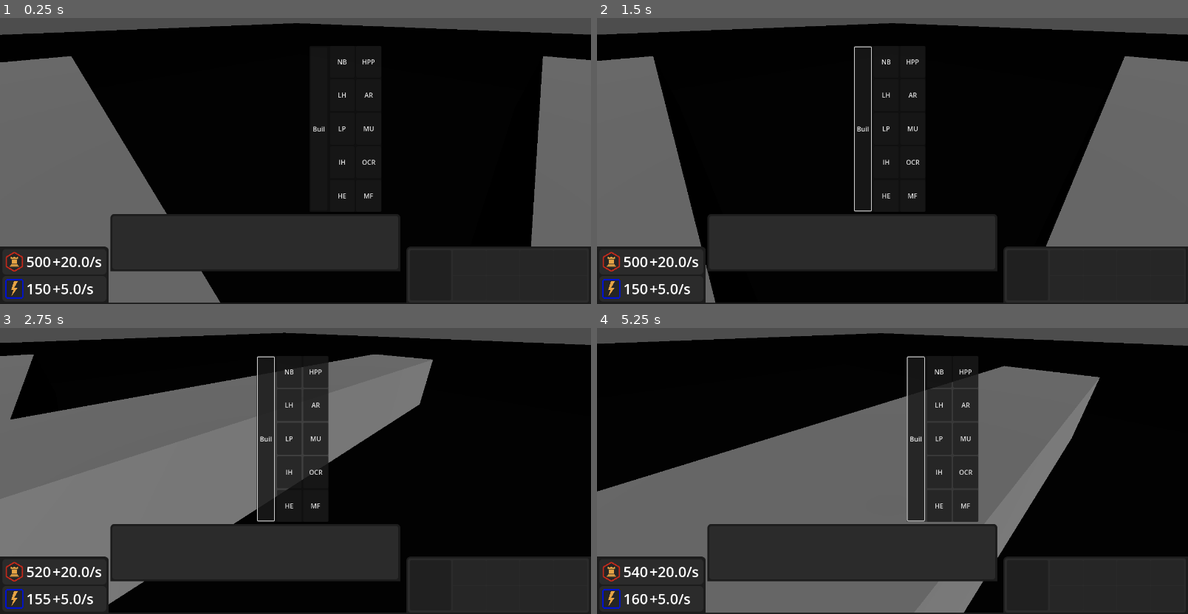
Above: before the commit, frames 1-4 (two rows, left to right).
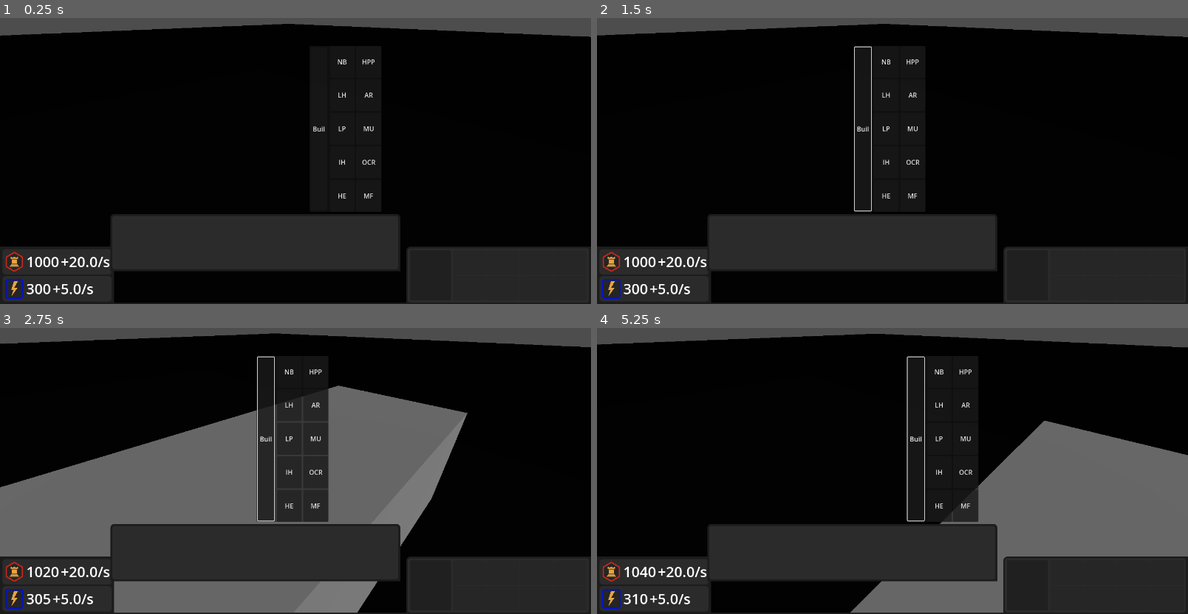
Above: after the commit, the same moments.

Repository: GViper3812/Tomfoolery
Game: Godot game, scene res://main_scene.tscn
Two runs of this game, one before a commit and one after it. Both use one fixed random seed, a clock stepped at 60 frames per second and the inputs below.
Inputs (mouse positions are in pixels of both pictures, inside the frame that each line leads up to):
- Up to frame 1 (0.25 s): no input
- Up to frame 2 (1.5 s): click "Building" at 0.5 s; move the mouse to (1022, 120) at 1.27 s; hold D (Move_Right) from 1.28 s (still down); hold Shift from 1.28 s (still down); click (1022, 120) at 1.42 s
- Up to frame 3 (2.75 s): move the mouse to (177, 465) at 2.02 s; release D (Move_Right) at 2.03 s; release Shift at 2.03 s; hold S (Move_Back) from 2.03 s (still down); click (177, 465) at 2.1 s; tap Shift at 2.3 s
- Up to frame 4 (5.25 s): move the mouse to (951, 373) at 2.77 s; release S (Move_Back) at 2.78 s; hold D (Move_Right) 2.78-3.53 s; hold Shift 2.78-3.53 s; click (951, 373) at 2.92 s; move the mouse to (862, 513) at 3.52 s; hold W (Move_Forward) 3.53-4.28 s; tap Shift at 3.6, 5.1 s; click (862, 513) at 3.67 s; move the mouse to (1069, 496) at 4.27 s; hold Shift 4.28-5.03 s; hold A (Move_Left) from 4.28 s (still down); click (1069, 496) at 4.35 s; move the mouse to (715, 399) at 5.02 s; click (715, 399) at 5.17 s

The runs differ from the first frame. In frame 1, 22% of the frame differs, in the area x 0-100%, y 1-100%; in frame 2, 21%; in frame 3, 23%; in frame 4, 37%.

Commit message:
test

Diff:
--- a/assets/building/capture/cap.gd
+++ b/assets/building/capture/cap.gd
@@ -2,7 +2,7 @@
 
 class_name CapturePoint
 
-var capture_time := 1.0
+var capture_time := 10.0
 var owner_id := -1
 
 @onready var flag := $flag
--- a/assets/building/shared/forwardoperatingbase.gd
+++ b/assets/building/shared/forwardoperatingbase.gd
@@ -7,15 +7,13 @@
 	owner_id = manager.owner_id
 	print(owner_id)
 
-@export var max_health := 200
+@export var max_health := 20000
 var current_health := max_health
 @export var hardness := 0.0
 
 func take_damage(amount: float):
 	current_health -= amount
-	print("FOB %s.take_damage(): now at %f hp" % [name, current_health])
 	if current_health <= 0:
-		print("FOB %s destroyed!" % name)
 		queue_free()
 
 func get_closest_point_to(pos: Vector3) -> Vector3:
--- a/assets/infantry/ai/base_grunt.gd
+++ b/assets/infantry/ai/base_grunt.gd
@@ -4,6 +4,9 @@
 @onready var agent: NavigationAgent3D = $NavigationAgent3D
 @onready var outline_mesh: MeshInstance3D = $mesh/outline
 @onready var outline_material := preload("res://assets/shader/targeting/outline.tres")
+
+enum UnitState { IDLE, ATTACKING, RETREATING }
+var state: UnitState = UnitState.IDLE
 
 # Movement
 var current_outline: ShaderMaterial = null
@@ -21,13 +24,13 @@
 var current_health := max_health
 @export var attack_damage := 2
 @export var attack_range := 3.0
-@export var attack_cooldown := 0.2
+@export var attack_cooldown := 0.1    # ← match player’s 0.1s cooldown
+var attack_timer := attack_cooldown   # ← start ready to shoot on first target
+
 @export var hardness := 0.0
 
 # Targeting
 var target: Node = null
-var target_hardness : float
-var attack_timer := 0.1
 
 # Timers
 @onready var top_level_timer := Timer.new()
@@ -37,8 +40,10 @@
 func get_owner_id() -> int:
 	return owner_id
 
-# Setup
 func _ready():
+
+
+	# identical to player version
 	top_level_timer.one_shot = true
 	top_level_timer.wait_time = 0.1
 	top_level_timer.timeout.connect(_on_top_level_timeout)
@@ -57,7 +62,7 @@
 func _on_scan_timer_timeout():
 	find_target()
 
-# Selection
+# Selection (same as before)
 func set_selected(selected: bool, color: Color = Color.WHITE):
 	if selected:
 		if current_outline == null:
@@ -70,7 +75,7 @@
 		outline_mesh.visible = false
 		current_outline = null
 
-# General
+# Squad linkage
 func set_squad(squad: Node):
 	squad_ref = squad
 
@@ -83,21 +88,21 @@
 	agent.target_position = safe_target
 
 func _physics_process(delta):
-	# Repulsion
+	# — Repulsion (unchanged) —
 	var repulsion := Vector3.ZERO
 	for other in get_tree().get_nodes_in_group("selectable"):
 		if other == self or not other is CharacterBody3D:
 			continue
 		var offset = global_position - other.global_position
-		var dist = offset.length()
-		if dist > 0 and dist < REPULSION_RADIUS:
-			repulsion += offset.normalized() * ((REPULSION_RADIUS - dist) / REPULSION_RADIUS)
+		var d = offset.length()
+		if d > 0 and d < REPULSION_RADIUS:
+			repulsion += offset.normalized() * ((REPULSION_RADIUS - d) / REPULSION_RADIUS)
 	if repulsion.length() > 0.01:
 		target_velocity += repulsion.normalized() * REPULSION_STRENGTH * delta
 
-	# Navigation
+	# — Navigation (unchanged) —
 	if target and is_instance_valid(target) and not agent.is_navigation_finished():
-		if global_position.distance_to(target.global_position) <= attack_range:
+		if global_position.distance_to(target.global_transform.origin) <= attack_range:
 			agent.set_target_position(global_position)
 
 	if not agent.is_navigation_finished():
@@ -109,22 +114,27 @@
 	else:
 		target_velocity = Vector3.ZERO
 
-	# Combat
 	attack_timer -= delta
 	if target and is_instance_valid(target) and target.has_method("take_damage"):
-		if global_position.distance_to(target.global_position) <= attack_range:
-			if agent.is_navigation_finished():
-				if attack_timer <= 0:
-					if "hardness" in target:
-						target_hardness = target.hardness
-					var effective_damage := attack_damage * (1.0 - target_hardness)
-					target.take_damage(effective_damage)
-					attack_timer = attack_cooldown
+		var hit_pos = target.global_transform.origin
+		if target.has_method("get_closest_point_to"):
+			hit_pos = target.get_closest_point_to(global_position)
 
+		var dist = global_position.distance_to(hit_pos)
+		var nav_done = agent.is_navigation_finished()
+
+		if nav_done and dist <= attack_range and attack_timer <= 0.0:
+			# ← corrected ternary here:
+			var th = target.hardness if "hardness" in target else 0.0
+			var dmg = attack_damage * (1.0 - th)
+			target.take_damage(dmg)
+			attack_timer = attack_cooldown
+
+	# — Movement application —
 	velocity = target_velocity
 	move_and_slide()
 
-# Targeting
+# Take damage (unchanged)
 func take_damage(amount: int):
 	current_health -= amount
 	if current_health <= 0:
@@ -135,45 +145,51 @@
 		if not target or not is_instance_valid(target):
 			find_target()
 
+# Override set_target() to reset timer on new target
 func set_target(t: Node):
-	if t and t.has_method("take_damage") and t.owner_id != owner_id:
-		target = t
+	if t != target:
+		attack_timer = 0.0
+	target = t
 
 func find_target():
-	var closest_unit = null
-	var closest_building = null
+	var closest_unit: Node = null
+	var closest_building: Node = null
 	var min_unit_dist := INF
 	var min_building_dist := INF
+
+	var any_units_left := false
 
 	for node in get_tree().get_nodes_in_group("targetable"):
 		if not node is Node3D or node == self:
 			continue
 		if node.owner_id == owner_id:
 			continue
-		if is_target_visible(node):
+		if not is_target_visible(node):
 			continue
 
-		var dist := 9999.0
-		if "move_to" in node: # it's likely a unit
-			dist = global_position.distance_to(node.global_position)
-			if dist < attack_range and dist < min_unit_dist:
-				min_unit_dist = dist
-				closest_unit = node
-		elif node.has_method("get_closest_point_to"): # likely a building
-			var closest_pt = node.get_closest_point_to(global_position)
-			dist = global_position.distance_to(closest_pt)
-			if dist < attack_range and dist < min_building_dist:
-				min_building_dist = dist
+		# classify units vs buildings
+		if "move_to" in node:
+			var d = global_position.distance_to(node.global_transform.origin)
+			if d <= attack_range:
+				any_units_left = true
+				if d < min_unit_dist:
+					min_unit_dist = d
+					closest_unit = node
+		elif node.has_method("get_closest_point_to"):
+			var pt = node.get_closest_point_to(global_position)
+			var d = global_position.distance_to(pt)
+			if d <= attack_range and d < min_building_dist:
+				min_building_dist = d
 				closest_building = node
 
-	if closest_unit:
+	if any_units_left:
 		target = closest_unit
-	elif agent.is_navigation_finished() and closest_building:
+	elif closest_building:
 		target = closest_building
 	else:
 		target = null
 
-
+# Visibility check unchanged
 func is_target_visible(target: Node) -> bool:
 	var fog = get_node("/root/main/fog_viewport/fog_canvas/fog_draw")
 	return fog.sample_visibility(target.global_transform.origin, owner_id) > 0.5
--- a/assets/infantry/ai/grunt.tscn
+++ b/assets/infantry/ai/grunt.tscn
@@ -13,7 +13,7 @@
 
 [sub_resource type="CapsuleShape3D" id="CapsuleShape3D_epnep"]
 
-[node name="grunt" type="CharacterBody3D" groups=["selectable", "targetable", "vis_control"]]
+[node name="grunt" type="CharacterBody3D" groups=["owner_2", "targetable", "vis_control"]]
 collision_layer = 2
 collision_mask = 2
 floor_constant_speed = true
--- a/assets/infantry/ai/scout.tscn
+++ b/assets/infantry/ai/scout.tscn
@@ -1,6 +1,6 @@
 [gd_scene load_steps=7 format=3 uid="uid://cm5r2e4kesa30"]
 
-[ext_resource type="Script" uid="uid://dvsmk6wpnf47h" path="res://assets/infantry/player1/scripts/scout.gd" id="1_74q8f"]
+[ext_resource type="Script" uid="uid://uk2mxnnjxw78" path="res://assets/infantry/ai/scripts/scout.gd" id="1_74q8f"]
 [ext_resource type="Material" uid="uid://dfot2yws7gpvl" path="res://assets/shader/targeting/outline.tres" id="2_lpesk"]
 
 [sub_resource type="BoxShape3D" id="BoxShape3D_s2wld"]
@@ -13,7 +13,7 @@
 
 [sub_resource type="CapsuleShape3D" id="CapsuleShape3D_epnep"]
 
-[node name="char" type="CharacterBody3D" groups=["selectable", "targetable"]]
+[node name="char" type="CharacterBody3D" groups=["infantry", "owner_2", "selectable", "targetable"]]
 collision_layer = 2
 collision_mask = 2
 script = ExtResource("1_74q8f")
--- a/assets/infantry/ai/scripts/grunt_squad.gd
+++ b/assets/infantry/ai/scripts/grunt_squad.gd
@@ -200,3 +200,22 @@
 	if valid_count > 0:
 		var avg := total / valid_count
 		global_position = Vector3(avg.x, 0.25, avg.z)
+
+func capture_nearest_objective():
+	var my_position = global_transform.origin
+	var nearest_obj = null
+	var nearest_dist = INF
+
+	for obj in get_tree().get_nodes_in_group("cap"):
+		if obj.owner_id == 2:
+			continue
+		var dist = my_position.distance_to(obj.global_transform.origin)
+		if dist < nearest_dist:
+			nearest_dist = dist
+			nearest_obj = obj
+
+	if nearest_obj:
+		agent.target_position = nearest_obj.global_transform.origin
+		print("[AI][Squad] Capturing: ", nearest_obj.name)
+	else:
+		print("[AI][Squad] No valid objectives found.")
--- a/assets/infantry/ai/scripts/scout.gd
+++ b/assets/infantry/ai/scripts/scout.gd
@@ -5,7 +5,7 @@
 @onready var outline_mesh: MeshInstance3D = $mesh/outline
 @onready var outline_material := preload("res://assets/shader/targeting/outline.tres")
 
-@onready var fog_draw = get_node("/root/main/fog_viewport/fog_canvas/fog_draw")
+@onready var fog_manager = get_node("/root/main/fog_manager")
 
 # Movement
 var current_outline: ShaderMaterial = null
@@ -45,7 +45,7 @@
 	scan_timer.start()
 
 func _process(delta):
-	fog_draw.draw_fog(global_position, 12, 6, 0.2)
+	fog_manager.reveal_to_ai(global_position, 12, 6, 0.2)
 
 func _on_scan_timer_timeout():
 	if not target or not is_instance_valid(target):
@@ -145,6 +145,25 @@
 			closest = node
 	target = closest
 
+func capture_nearest_objective():
+	var my_position = global_transform.origin
+	var nearest_obj = null
+	var nearest_dist = INF
+
+	for obj in get_tree().get_nodes_in_group("cap"):
+		if obj.owner_id == 2:
+			continue
+		var dist = my_position.distance_to(obj.global_transform.origin)
+		if dist < nearest_dist:
+			nearest_dist = dist
+			nearest_obj = obj
+
+	if nearest_obj:
+		agent.target_position = nearest_obj.global_transform.origin
+		print("[AI][Unit] Capturing: ", nearest_obj.name)
+	else:
+		print("[AI][Unit] No valid objectives found.")
+
 func is_target_visible(target: Node) -> bool:
 	var fog = get_node("/root/main/fog_viewport/fog_canvas/fog_draw")
 	return fog.sample_visibility(target.global_transform.origin, owner_id) > 0.5
--- a/assets/infantry/player1/base_grunt.gd
+++ b/assets/infantry/player1/base_grunt.gd
@@ -4,6 +4,9 @@
 @onready var agent: NavigationAgent3D = $NavigationAgent3D
 @onready var outline_mesh: MeshInstance3D = $mesh/outline
 @onready var outline_material := preload("res://assets/shader/targeting/outline.tres")
+
+enum UnitState { IDLE, ATTACKING, RETREATING }
+var state: UnitState = UnitState.IDLE
 
 # Movement
 var current_outline: ShaderMaterial = null
@@ -27,7 +30,7 @@
 # Targeting
 var target: Node = null
 var target_hardness : float
-var attack_timer := 0.0
+var attack_timer := 0.1
 
 # Timers
 @onready var top_level_timer := Timer.new()
@@ -83,6 +86,15 @@
 	agent.target_position = safe_target
 
 func _physics_process(delta):
+	if state == UnitState.RETREATING:
+		if agent.is_navigation_finished():
+			state = UnitState.IDLE
+		var next = agent.get_next_path_position()
+		var dir = (next - global_position).normalized()
+		velocity = dir * speed
+		move_and_slide()
+		return
+
 	# Repulsion
 	var repulsion := Vector3.ZERO
 	for other in get_tree().get_nodes_in_group("selectable"):
@@ -110,18 +122,28 @@
 		target_velocity = Vector3.ZERO
 
 	# Combat
-	if target and is_instance_valid(target) and target.has_method("take_damage"):
-		var dist = global_position.distance_to(target.global_transform.origin)
-		print("%s: checking attack on %s (dist=%.2f, nav_finished=%s, timer=%.2f)" %
-			  [name, target.name, dist, str(agent.is_navigation_finished()), attack_timer])
-		if dist <= attack_range and agent.is_navigation_finished():
-			if attack_timer <= 0:
-				print("%s: ATTACKING %s for damage %f" % [name, target.name, attack_damage])
-				var th = target.hardness if "hardness" in target else 0.0
-				var dmg = attack_damage * (1.0 - th)
-				print("%s: ABOUT TO DAMAGE %s (timer=%.2f)" % [name, target.name, attack_timer])
-				target.take_damage(dmg)
-				attack_timer = attack_cooldown
+	attack_timer -= delta
+	if target and is_instance_valid(target) and state != UnitState.RETREATING:
+		# 1) measure nav and distance to the *closest* point
+		var nav_done := agent.is_navigation_finished()
+		var hit_pos = target.global_transform.origin
+		if target.has_method("get_closest_point_to"):
+			hit_pos = target.get_closest_point_to(global_position)
+		var dist := global_position.distance_to(hit_pos)
+
+		# 2) if still moving, but *in range* of center, clamp to stop there
+		if not nav_done:
+			var center_dist := global_position.distance_to(target.global_transform.origin)
+			if center_dist <= attack_range:
+				agent.set_target_position(global_position)
+
+		# 3) fire when stopped, in range, timer expired
+		if nav_done and dist <= attack_range and attack_timer <= 0.0:
+			state = UnitState.ATTACKING
+			var th = target.hardness if "hardness" in target else 0.0
+			var dmg = attack_damage * (1.0 - th)
+			target.take_damage(dmg)
+			attack_timer = attack_cooldown
 
 	velocity = target_velocity
 	move_and_slide()
@@ -138,11 +160,8 @@
 			find_target()
 
 func set_target(t: Node):
-	print("%s.set_target() → %s" % [name, t and t.name or "null"])
 	if t and t.has_method("take_damage") and t.owner_id != owner_id:
 		target = t
-	else:
-		print("rejected target:", t)
 
 func find_target():
 	var closest_unit: Node = null
@@ -177,24 +196,31 @@
 				min_building_dist = d
 				closest_building = node
 
-	print("--- %s.find_target() debug ---" % name)
-	print("  any_units_left:", any_units_left)
-	print("  units_in_range:", units_in_range)
-	if closest_unit:
-		print("  closest_unit:", closest_unit.name, "dist=", min_unit_dist)
-	if closest_building:
-		print("  closest_building:", closest_building.name, "dist=", min_building_dist)
-
 	if any_units_left:
 		target = closest_unit
-		print("  → targeting unit")
 	elif closest_building:
 		target = closest_building
-		print("  → targeting building")
 	else:
 		target = null
-		print("  → no target")
-
+
+func retreat_from_enemy(enemy: Node3D, retreat_distance := 5.0, gap_angle_deg := 45.0):
+	state = UnitState.RETREATING
+	if not enemy:
+		return
+	# 1) Compute the direction the enemy is facing
+	#    (in Godot forward is -Z)
+	var enemy_forward = -enemy.global_transform.basis.z.normalized()
+	# 2) Compute the “backward” vector and apply a random ±gap_angle/2
+	var backward = -enemy_forward
+	var half_gap = gap_angle_deg * 0.5
+	var random_offset = randf_range(-half_gap, half_gap)
+	var retreat_dir = backward.rotated(Vector3.UP, deg_to_rad(random_offset))
+	# 3) Send the agent to that spot
+	var retreat_pos = global_position + retreat_dir * retreat_distance
+	agent.target_position = retreat_pos
+	# 4) drop current target & reset timer so they can re-fire if cancelled
+	target = null
+	attack_timer = attack_cooldown
 
 func is_target_visible(target: Node) -> bool:
 	var fog = get_node("/root/main/fog_viewport/fog_canvas/fog_draw")
--- a/assets/infantry/player1/scout.tscn
+++ b/assets/infantry/player1/scout.tscn
@@ -2,7 +2,6 @@
 
 [ext_resource type="Script" uid="uid://dvsmk6wpnf47h" path="res://assets/infantry/player1/scripts/scout.gd" id="1_epnep"]
 [ext_resource type="Material" uid="uid://dfot2yws7gpvl" path="res://assets/shader/targeting/outline.tres" id="2_3jrur"]
-
 
 [sub_resource type="BoxShape3D" id="BoxShape3D_s2wld"]
 size = Vector3(1, 2, 1)
--- a/assets/scripts/ai/ai_resource_manager.gd
+++ b/assets/scripts/ai/ai_resource_manager.gd
@@ -3,8 +3,8 @@
 signal resources_updated(requisition, requisition_gain, power, power_gain)
 signal resource_totals(requisition, power)
 
-var requisition : float = 500
-var power : float = 150
+var requisition : float = 1000
+var power : float = 300
 var requisition_gain : float = 20
 var power_gain : float = 5
 
--- a/assets/scripts/ai/gat_process.gd
+++ b/assets/scripts/ai/gat_process.gd
@@ -11,20 +11,20 @@
 func _ready():
 	init_army_units()
 
-func _process(delta: float) -> void:
-	if randi() % 1000 < 10:
-		thinking_cycle()
+#func _process(delta: float) -> void:
+#	if randi() % 1000 < 10:
+#		thinking_cycle()
 
-func thinking_cycle():
-	print("\n[AI][GAT] Thinking cycle...")
+#func thinking_cycle():
+#	print("\n[AI][GAT] Thinking cycle...")
 
-	update_battlefield_knowledge()
-	print_visible_enemies()
+#	update_battlefield_knowledge()
+#	print_visible_enemies()
 
-	request_lp_if_none()
+#	request_lp_if_none()
 
-	if ts.can_spawn_grunt():
-		request_grunt_spawn()
+#	if ts.can_spawn_grunt():
+#		request_grunt_spawn()
 
 func request_lp_if_none():
 	var lp_found := false
--- a/assets/scripts/ai/rbs_process.gd
+++ b/assets/scripts/ai/rbs_process.gd
@@ -21,6 +21,17 @@
 	var requisition_cost: int
 	var power_cost: int
 	var spawn_func: Callable
+
+func _ready():
+	request_build("lp")
+
+	await get_tree().create_timer(1.0).timeout
+	request_unit("scout")
+
+	await get_tree().create_timer(2.0).timeout
+	request_unit("grunt")
+
+	start_capture_loop()
 
 func request_build(building_type: String, position := Vector3.ZERO):
 	var scene_path = "res://assets/building/AI/scene/"
@@ -53,7 +64,7 @@
 				break
 
 		if fob:
-			position = fob.global_transform.origin + Vector3(6, 0, 6)
+			position = fob.global_transform.origin + Vector3(0, 0, -5)
 		else:
 			print("[AI][RBS] No FOB found — cannot determine LP build location.")
 			return
@@ -90,6 +101,24 @@
 				lp.get_node("lp_manager").queue_action("spawn grunt squad", 5.0, scene)
 
 			try_spawn_unit(req)
+		"scout":
+			var fob = get_available_fob()
+			if not fob:
+				print("[AI][RBS] No FOB available — cannot spawn scout.")
+				return
+
+			var scene = preload("res://assets/infantry/ai/scout.tscn")
+			var req = UnitRequest.new()
+			req.scene = scene
+			req.unit_type = "infantry"
+			req.cap_cost = 1
+			req.requisition_cost = 150
+			req.power_cost = 50
+			req.spawn_func = func():
+				fob.get_node("fob_queue").add_action("spawn scout", 3.0, scene)
+
+			try_spawn_unit(req)
+
 		_:
 			print("[AI][RBS] Unknown unit type: ", unit_type)
 
@@ -127,3 +156,25 @@
 		if manager and manager.owner_id == player_id:
 			return b
 	return null
+
+func get_available_fob() -> Node:
+	for b in get_tree().get_nodes_in_group("building"):
+		var manager = b.get_node_or_null("fob_manager")
+		if manager and manager.owner_id == player_id:
+			return b
+	return null
+
+func start_capture_loop():
+	call_deferred("_capture_tick")
+
+func _capture_tick():
+	var all_units = []
+	for u in get_tree().get_nodes_in_group("unit"):
+		if u.has_method("capture_nearest_objective") and u.owner_id == player_id:
+			all_units.append(u)
+
+	for unit in all_units:
+		unit.capture_nearest_objective()
+
+	await get_tree().create_timer(10.0).timeout
+	_capture_tick()
--- a/assets/scripts/shared/fog_manager.gd
+++ b/assets/scripts/shared/fog_manager.gd
@@ -6,7 +6,7 @@
 
 @onready var viewport := $"../fog_viewport"
 @onready var fog_layer := $"../fog_layer"
-@onready var fog_draw := viewport.get_node("fog_canvas/fog_draw")
+@onready var fog_draw := $"../fog_viewport/fog_canvas/fog_draw"
 var ai_visibility_image: Image = Image.create(int(world_size.x), int(world_size.y), false, Image.FORMAT_RGBA8)
 
 func _ready():
--- a/assets/scripts/shared/resource_manager.gd
+++ b/assets/scripts/shared/resource_manager.gd
@@ -3,8 +3,8 @@
 signal resources_updated(requisition, requisition_gain, power, power_gain)
 signal resource_totals(requisition, power)
 
-var requisition : float = 500
-var power : float = 150
+var requisition : float = 1000
+var power : float = 300
 var requisition_gain : float = 20
 var power_gain : float = 5
 
--- a/assets/scripts/shared/selection/order_handler.gd
+++ b/assets/scripts/shared/selection/order_handler.gd
@@ -3,6 +3,10 @@
 class_name OrderHandler
 
 var manager : SelectManager
+
+# Constants for retreat
+const RETREAT_DISTANCE := 6.0
+const GAP_ANGLE := 180.0
 
 func setup(mgr):
 	manager = mgr
@@ -19,19 +23,23 @@
 	var is_hostile = area and area.is_in_group("targetable") and (
 		"owner_id" in area and area.owner_id != manager.player_id
 	)
-
-	var root
+	# Two‐line safe check
+	var root = null
 	if area:
 		root = area.get_parent()
-
 	var is_capture_point = root and root.has_method("is_targetable") and root is CapturePoint
 
 	for unit in manager.selected_units:
 		if not unit or not is_instance_valid(unit):
 			continue
 
-		if is_hostile and unit.has_method("attack_target"):
-			unit.attack_target(area)
+		if is_hostile:
+			# SHIFT+Right-click on an enemy = retreat
+			if Input.is_key_pressed(KEY_SHIFT) and unit.has_method("retreat_from_enemy"):
+				unit.retreat_from_enemy(area, RETREAT_DISTANCE, GAP_ANGLE)
+			# otherwise normal attack
+			elif unit.has_method("attack_target"):
+				unit.attack_target(area)
 
 		elif is_capture_point and unit.has_method("issue_capture_order"):
 			unit.issue_capture_order(root)
--- a/main_scene.tscn
+++ b/main_scene.tscn
@@ -134,24 +134,24 @@
 [node name="fob2" parent="navmesh" instance=ExtResource("6_o7u2a")]
 transform = Transform3D(1, 0, 0, 0, 1, 0, 0, 0, 1, -37.5, 0, -37.5)
 
-[node name="capCentral" parent="navmesh" instance=ExtResource("9_vimvf")]
-
-[node name="cap" parent="navmesh" instance=ExtResource("9_vimvf")]
+[node name="capCentral" parent="navmesh" groups=["cap"] instance=ExtResource("9_vimvf")]
+
+[node name="cap" parent="navmesh" groups=["cap"] instance=ExtResource("9_vimvf")]
 transform = Transform3D(1, 0, 0, 0, 1, 0, 0, 0, 1, -40, 0.25, 40)
 
-[node name="cap2" parent="navmesh" instance=ExtResource("9_vimvf")]
+[node name="cap2" parent="navmesh" groups=["cap"] instance=ExtResource("9_vimvf")]
 transform = Transform3D(1, 0, 0, 0, 1, 0, 0, 0, 1, 40, 0.25, -40)
 
-[node name="cap3" parent="navmesh" instance=ExtResource("9_vimvf")]
+[node name="cap3" parent="navmesh" groups=["cap"] instance=ExtResource("9_vimvf")]
 transform = Transform3D(1, 0, 0, 0, 1, 0, 0, 0, 1, 10, 0.25, 35)
 
-[node name="cap4" parent="navmesh" instance=ExtResource("9_vimvf")]
+[node name="cap4" parent="navmesh" groups=["cap"] instance=ExtResource("9_vimvf")]
 transform = Transform3D(1, 0, 0, 0, 1, 0, 0, 0, 1, 35, 0.25, 10)
 
-[node name="cap5" parent="navmesh" instance=ExtResource("9_vimvf")]
+[node name="cap5" parent="navmesh" groups=["cap"] instance=ExtResource("9_vimvf")]
 transform = Transform3D(1, 0, 0, 0, 1, 0, 0, 0, 1, -10, 0.25, -35)
 
-[node name="cap6" parent="navmesh" instance=ExtResource("9_vimvf")]
+[node name="cap6" parent="navmesh" groups=["cap"] instance=ExtResource("9_vimvf")]
 transform = Transform3D(1, 0, 0, 0, 1, 0, 0, 0, 1, -35, 0.25, -10)
 
 [node name="walls" type="Node3D" parent="navmesh"]
@@ -550,7 +550,7 @@
 shape = SubResource("BoxShape3D_7ycvg")
 
 [node name="Player" type="CharacterBody3D" parent="."]
-transform = Transform3D(1, 0, 0, 0, 1, 0, 0, 0, 1, -33.8375, 3.8147e-06, -32.9542)
+transform = Transform3D(1, 0, 0, 0, 1, 0, 0, 0, 1, -37.4774, 3.8147e-06, -42.6863)
 collision_layer = 4
 collision_mask = 4
 script = ExtResource("1_o1tqw")
--- a/project.godot
+++ b/project.godot
@@ -52,6 +52,7 @@
 owner_2=""
 targetable=""
 vis_control=""
+cap=""
 
 [input]
 
Not shown: 1 places in main_scene.tscn that only renumber resources
